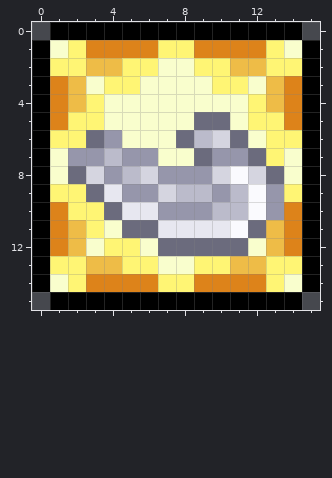
Pixel-art sprite: Buffs/SlimeBuff.png. Above, as it was before the edit.
The file is 32x32 pixels, drawn in blocks of 2x2; one block is one cell here.
After the commit:
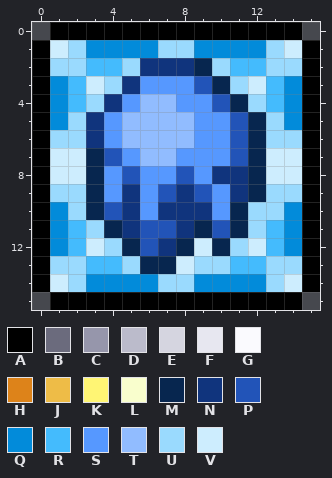
Palette (. is transparent): A #000000  B #6b6b7d  C #9696ab  D #bbbbcb  E #d5d5e0  F #e7e7f0  G #fafafe  H #dd831a  J #eebc47  K #fff574  L #f9fecd  M #07264f  N #10347d  P #2254b8  Q #028bda  R #44bbfd  S #5698ff  T #91bcff  U #9adafe  V #cdedfe
Change:
@@ x 0..15 @@
  0 .AAAAAAAAAAAAAA.
- 1 ALKHHHHKKHHHHKLA
- 2 AKKJJKKLLKKJJKKA
- 3 AHJLKKLLLLKKLJHA
- 4 AHJKLLLLLLLLKJHA
- 5 AHKKLLLLLBBLKKHA
- 6 AKKBCLLLBDEBLKKA
- 7 ALCCDCCLLBCCBKLA
- 8 ALBECDECCCEGEBLA
- 9 AKKBFCCEDDCDGCKA
-10 AHKKBFFCCCDDGCHA
-11 AHJKLBBFFFFGBJHA
-12 AHJLKKLBBBBBLJHA
-13 AKKJJKKLLKKJJKKA
-14 ALKHHHHKKHHHHKLA
+ 1 AVUQQQQUUQQQQUVA
+ 2 AUURRUNNNMURRUUA
+ 3 AQRVUNSSSPMUVRQA
+ 4 AQRUNSTTSSPMURQA
+ 5 AQUNSTTTTSSPMUQA
+ 6 AUUNSTTTTSSPMUUA
+ 7 AVVMPSTTSSSPMVVA
+ 8 AVVMSPSSPSNNMVVA
+ 9 AUUMSNSPNPSNMUUA
+10 AQUMPNSNNNSMUUQA
+11 AQRUMNPPNMPMURQA
+12 AQRVUMPNMVMUVRQA
+13 AUURRUMMVUURRUUA
+14 AVUQQQQUUQQQQUVA
 15 .AAAAAAAAAAAAAA.
Where, in picture pixels (left, top, right, bottom), the same in both pictures:
changed: (50, 40, 302, 292)
